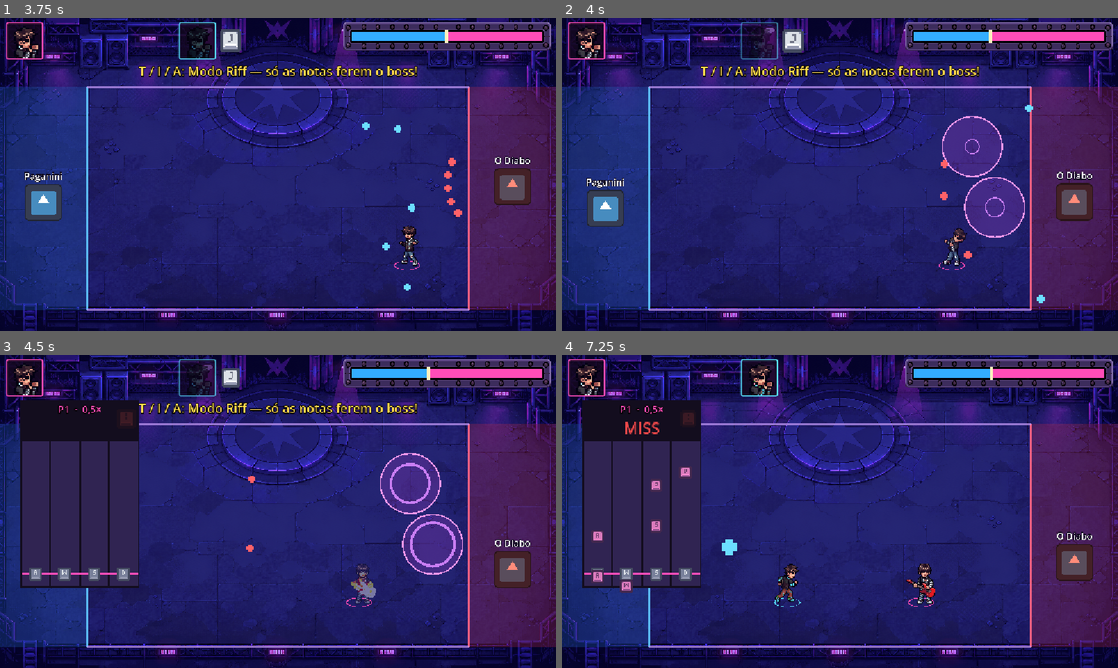
Above: before the commit, frames 1-4 (two rows, left to right).
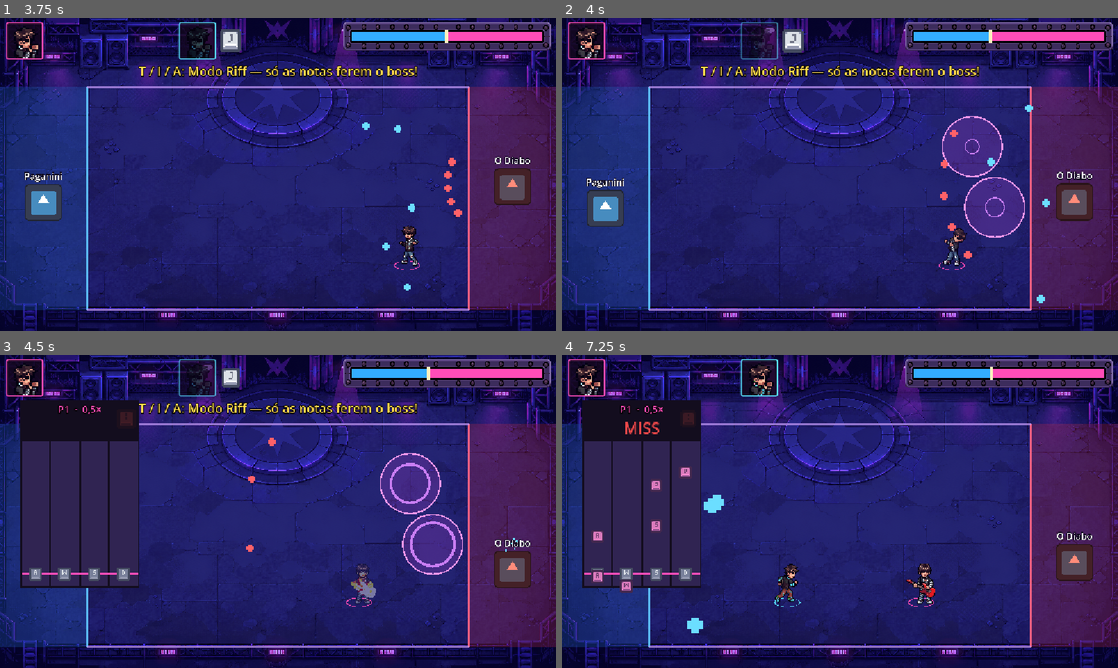
Above: after the commit, the same moments.

Repository: lucas-gif561/metalworld
Game: Godot game, scene res://fases/boss_2/boss_2.tscn
The game is run twice, just before and just after one commit, with the same random seed, the same clock (stepped at 60 frames per second) and the same inputs. This scene is started directly instead of the project's main scene. The engine's default icon, where the game draws it, is replaced by a stand-in: a white triangle on a blue panel in a dark square. Sound files missing from this copy of the repository are replaced by a short silence.
Inputs (mouse positions are in pixels of both pictures, inside the frame that each line leads up to):
- Up to frame 1 (3.75 s): tap Enter at 0.5 s; move the mouse to (400, 158) at 0.52 s; hold D (mover_direita) 0.53-1.28 s; hold F (atacar) 0.53-1.28 s; click (400, 158) at 0.67 s; move the mouse to (166, 190) at 1.27 s; hold S (mover_baixo) 1.28-2.03 s; tap F (atacar) at 1.35, 3.05 s; move the mouse to (333, 105) at 2.02 s; hold D (mover_direita) 2.03-2.78 s; hold F (atacar) 2.03-2.78 s; tap G (dodge) at 2.1 s; move the mouse to (250, 237) at 2.77 s; hold W (mover_cima) 2.78-3.53 s; tap Y (interagir) at 2.85 s; click (250, 237) at 2.92 s; move the mouse to (444, 221) at 3.52 s; hold A (mover_esquerda) from 3.53 s (still down); hold F (atacar) from 3.53 s (still down); tap R (p1_reiniciar) at 3.6 s
- Up to frame 2 (4 s): keep holding A (mover_esquerda); keep holding F (atacar)
- Up to frame 3 (4.5 s): keep holding A (mover_esquerda); move the mouse to (111, 464) at 4.27 s; release F (atacar) at 4.28 s; tap T (p1_riff_mode) at 4.35 s
- Up to frame 4 (7.25 s): tap F (atacar) at 4.55, 6.05 s; move the mouse to (867, 511) at 5.02 s; release A (mover_esquerda) at 5.03 s; hold S (mover_baixo) 5.03-5.78 s; hold F (atacar) 5.03-5.78 s; tap J (p2_atacar) at 5.1 s; click (867, 511) at 5.17 s; move the mouse to (756, 433) at 5.77 s; hold D (mover_direita) 5.78-6.53 s; tap Right (p2_mover_direita) at 5.85 s; move the mouse to (962, 495) at 6.52 s; hold W (mover_cima) from 6.53 s (still down); hold F (atacar) from 6.53 s (still down); tap Left (p2_riff_esquerda) at 6.6 s

Frame 1 is identical in both runs. In frame 2, 0.1% of the frame differs, in the area x 69-88%, y 35-68%; in frame 3, less than 0.1%; in frame 4, 0.4%, in the area x 22-32%, y 44-89%.

Commit message:
Boss 2: ajustar Pinball, Contratempo e Dissonância

Diff:
--- a/fases/boss_2/chefe_2.gd
+++ b/fases/boss_2/chefe_2.gd
@@ -34,17 +34,17 @@
 
 @export_group("Pinball")
 @export var cena_pinball: PackedScene
-@export var velocidade_pinball: float = 540.0
+@export var velocidade_pinball: float = 650.0
 
 @export_group("Contratempo")
 @export var cena_contratempo: PackedScene
 @export var distancia_contratempo: float = 110.0
 @export var tempo_deslocamento_contratempo: float = 0.48
-@export var aviso_nota_rapida: float = 0.32
-@export var intervalo_notas_rapidas: float = 0.18
-@export var velocidade_nota_rapida: float = 700.0
+@export var aviso_segunda_salva: float = 0.32
 
 @onready var paganini: Duelista = $AnimatedSprite2D
+@onready var aviso_pinball_piso: Line2D = $AnimatedSprite2D/AvisoPinballPiso
+@onready var aviso_pinball_curto: Line2D = $AnimatedSprite2D/AvisoPinballCurto
 @onready var diabo: Duelista = $Diabo
 @onready var projeteis: Node2D = $Projeteis
 @onready var cordas: Array[Node] = $Cordas.get_children()
@@ -203,8 +203,6 @@
 	if not pode_atacar():
 		return
 	var encontro = primeira.global_position.lerp(segunda.global_position, 0.5)
-	primeira.queue_free()
-	segunda.queue_free()
 	_iniciar_dissonancia.call_deferred(encontro)
 
 
@@ -228,6 +226,8 @@
 	diabo.movimento_coreografado = false
 	paganini.encerrar_preparo()
 	diabo.encerrar_preparo()
+	aviso_pinball_piso.hide()
+	aviso_pinball_curto.hide()
 
 
 func _quatro_cordas() -> void:
@@ -251,30 +251,50 @@
 	_pinball_alcancou_o_diabo = false
 	var origem = paganini.origem_tiro.global_position
 	var destino = Vector2(diabo.global_position.x, diabo.origem_tiro.global_position.y)
-	var centro_y = (diabo.limites_y.x + diabo.limites_y.y) * 0.5
-	var primeira_parede = teto_ricochete if origem.y < centro_y else piso_ricochete
-	var segunda_parede = piso_ricochete if primeira_parede == teto_ricochete else teto_ricochete
-	var paredes: Array[CollisionShape2D] = [primeira_parede, segunda_parede, primeira_parede, segunda_parede]
-	var direcao = ProjetilDuelo.calcular_direcao_com_ricochetes(origem, destino, paredes, FormaPinball.radius)
-	var altura_quique = ProjetilDuelo.altura_ricochete(origem.y, primeira_parede, FormaPinball.radius)
-	var primeiro_quique = origem + direcao * ((altura_quique - origem.y) / direcao.y)
-	paganini.preparar_tiro(primeiro_quique)
+	var paredes: Array[CollisionShape2D] = [teto_ricochete, piso_ricochete, teto_ricochete, piso_ricochete]
+	var direcao_teto = ProjetilDuelo.calcular_direcao_com_ricochetes(origem, destino, paredes, FormaPinball.radius)
+	paredes.reverse()
+	var direcao_piso = ProjetilDuelo.calcular_direcao_com_ricochetes(origem, destino, paredes, FormaPinball.radius)
+	var paredes_curtas: Array[CollisionShape2D] = [teto_ricochete, piso_ricochete, teto_ricochete]
+	var direcao_curta = ProjetilDuelo.calcular_direcao_com_ricochetes(origem, destino, paredes_curtas, FormaPinball.radius)
+	paganini.preparar_tiro(_ponto_primeiro_quique(origem, direcao_teto, teto_ricochete))
+	_mostrar_aviso_pinball(aviso_pinball_piso, origem, _ponto_primeiro_quique(origem, direcao_piso, piso_ricochete))
+	_mostrar_aviso_pinball(aviso_pinball_curto, origem, _ponto_primeiro_quique(origem, direcao_curta, teto_ricochete))
 	Audio.tocar("boss_conjura")
 	await esperar(tempo_preparo)
 	paganini.encerrar_preparo()
-	if not pode_atacar():
-		return
-
+	aviso_pinball_piso.hide()
+	aviso_pinball_curto.hide()
+	if not pode_atacar():
+		return
+
+	_lancar_pinball(direcao_teto, paredes.size())
+	_lancar_pinball(direcao_piso, paredes.size())
+	_lancar_pinball(direcao_curta, paredes_curtas.size())
+
+	await _esperar_projeteis()
+	if _pinball_alcancou_o_diabo and pode_atacar():
+		await _contratempo()
+
+
+func _ponto_primeiro_quique(origem: Vector2, direcao: Vector2, parede: CollisionShape2D) -> Vector2:
+	var altura = ProjetilDuelo.altura_ricochete(origem.y, parede, FormaPinball.radius)
+	return origem + direcao * ((altura - origem.y) / direcao.y)
+
+
+func _mostrar_aviso_pinball(aviso: Line2D, origem: Vector2, destino: Vector2) -> void:
+	aviso.points = PackedVector2Array([aviso.to_local(origem), aviso.to_local(destino)])
+	aviso.show()
+
+
+func _lancar_pinball(direcao: Vector2, maximo_quiques: int) -> void:
 	var bola = _preparar_projetil(paganini, diabo, cena_pinball)
 	bola.velocidade = velocidade_pinball
 	bola.direcao = direcao
+	bola.maximo_quiques = maximo_quiques
 	bola.alcancou_lateral.connect(func(): _pinball_alcancou_o_diabo = true)
 	projeteis.add_child(bola)
 
-	await _esperar_projeteis()
-	if _pinball_alcancou_o_diabo and pode_atacar():
-		await _contratempo()
-
 
 func _contratempo() -> void:
 	diabo.preparar_tiro(paganini.origem_tiro.global_position)
@@ -284,8 +304,7 @@
 	if not pode_atacar():
 		return
 
-	_disparar_curva_contratempo(teto_ricochete)
-	_disparar_curva_contratempo(piso_ricochete)
+	_disparar_leque_contratempo()
 
 	diabo.movimento_coreografado = true
 	var limites = diabo.limites_y
@@ -296,28 +315,28 @@
 	_movimentos_coreografados = [deslocamento]
 	await _esperar_coreografia()
 
-	for i in 3:
-		if not pode_atacar():
-			break
-		var direcao = diabo.preparar_tiro(paganini.origem_tiro.global_position)
-		await esperar(aviso_nota_rapida if i == 0 else intervalo_notas_rapidas)
-		if not pode_atacar():
-			break
-		var nota = _preparar_projetil(diabo, paganini, cena_projetil)
-		nota.direcao = direcao
-		nota.velocidade = velocidade_nota_rapida
-		nota.maximo_quiques = 0
+	if pode_atacar():
+		diabo.preparar_tiro(paganini.origem_tiro.global_position)
+		await esperar(aviso_segunda_salva)
+		if pode_atacar():
+			_disparar_leque_contratempo()
+	_encerrar_coreografia()
+
+
+func _disparar_leque_contratempo() -> void:
+	const QUANTIDADE_NOTAS = 5
+	var origem = diabo.origem_tiro.global_position
+	var destino_y = paganini.origem_tiro.global_position.y
+	for i in QUANTIDADE_NOTAS:
+		var nota = _preparar_projetil(diabo, paganini, cena_contratempo) as ProjetilContratempo
+		var raio = nota.raio_ricochete()
+		var topo = ProjetilDuelo.altura_ricochete(origem.y, teto_ricochete, raio)
+		var fundo = ProjetilDuelo.altura_ricochete(origem.y, piso_ricochete, raio)
+		var fracao = float(i) / (QUANTIDADE_NOTAS - 1)
+		nota.direcao = Vector2(signf(nota.limite_lateral - origem.x), 0.0)
+		nota.destino_y = destino_y
+		nota.controle_y = lerpf(topo, fundo, fracao)
 		projeteis.add_child(nota)
-	_encerrar_coreografia()
-
-
-func _disparar_curva_contratempo(parede: CollisionShape2D) -> void:
-	var nota = _preparar_projetil(diabo, paganini, cena_contratempo) as ProjetilContratempo
-	var origem = diabo.origem_tiro.global_position
-	nota.direcao = Vector2(signf(nota.limite_lateral - origem.x), 0.0)
-	nota.destino_y = paganini.origem_tiro.global_position.y
-	nota.controle_y = ProjetilDuelo.altura_ricochete(origem.y, parede, nota.raio_ricochete())
-	projeteis.add_child(nota)
 
 
 func descansar() -> void:
@@ -386,7 +405,7 @@
 	projetil.velocidade = atirador.velocidade_projetil
 	projetil.modulate = atirador.cor_projetil
 	projetil.limite_lateral = rival.global_position.x
-	projetil.habilitar_dissonancia(1 if atirador == paganini else -1)
+	projetil.habilitar_dissonancia(atirador == paganini)
 	projetil.encontro_de_notas.connect(_ao_colidir_notas)
 	return projetil
 
--- a/fases/boss_2/chefe_2.tscn
+++ b/fases/boss_2/chefe_2.tscn
@@ -71,6 +71,18 @@
 width = 5.0
 default_color = Color(0.42, 0.87, 1, 0.65)
 
+[node name="AvisoPinballPiso" type="Line2D" parent="AnimatedSprite2D"]
+visible = false
+z_index = 1
+width = 5.0
+default_color = Color(0.42, 0.87, 1, 0.65)
+
+[node name="AvisoPinballCurto" type="Line2D" parent="AnimatedSprite2D"]
+visible = false
+z_index = 1
+width = 5.0
+default_color = Color(0.42, 0.87, 1, 0.65)
+
 [node name="Nome" type="Label" parent="AnimatedSprite2D"]
 offset_left = -120.0
 offset_top = -114.0
--- a/fases/boss_2/projetil_duelo.gd
+++ b/fases/boss_2/projetil_duelo.gd
@@ -13,7 +13,6 @@
 var direcao: Vector2
 var velocidade: float
 var limite_lateral: float
-var _lado_dissonancia := 0
 
 var _tempo_restante: float
 var _quiques := 0
@@ -25,12 +24,12 @@
 	_tempo_restante = tempo_vida
 
 
-func habilitar_dissonancia(lado: int) -> void:
-	_lado_dissonancia = lado
+func habilitar_dissonancia(veio_do_paganini: bool) -> void:
+	# Só o tiro de Paganini detecta o encontro, para gerar um pulso por contato.
 	var area: Area2D = $AreaDeDano
-	area.set_collision_layer_value(CAMADA_DISSONANCIA, true)
-	area.set_collision_mask_value(CAMADA_DISSONANCIA, true)
-	area.monitorable = true
+	area.set_collision_layer_value(CAMADA_DISSONANCIA, not veio_do_paganini)
+	area.set_collision_mask_value(CAMADA_DISSONANCIA, veio_do_paganini)
+	area.monitorable = not veio_do_paganini
 
 
 func direcao_com_ricochetes(origem: Vector2, destino: Vector2, paredes: Array[CollisionShape2D]) -> Vector2:
@@ -96,7 +95,7 @@
 		queue_free()
 	elif area.get_collision_layer_value(CAMADA_DISSONANCIA):
 		var outra_nota = area.get_parent()
-		if _lado_dissonancia != outra_nota._lado_dissonancia and not outra_nota.is_queued_for_deletion():
+		if not outra_nota.is_queued_for_deletion():
 			encontro_de_notas.emit(self, outra_nota)
 
 
